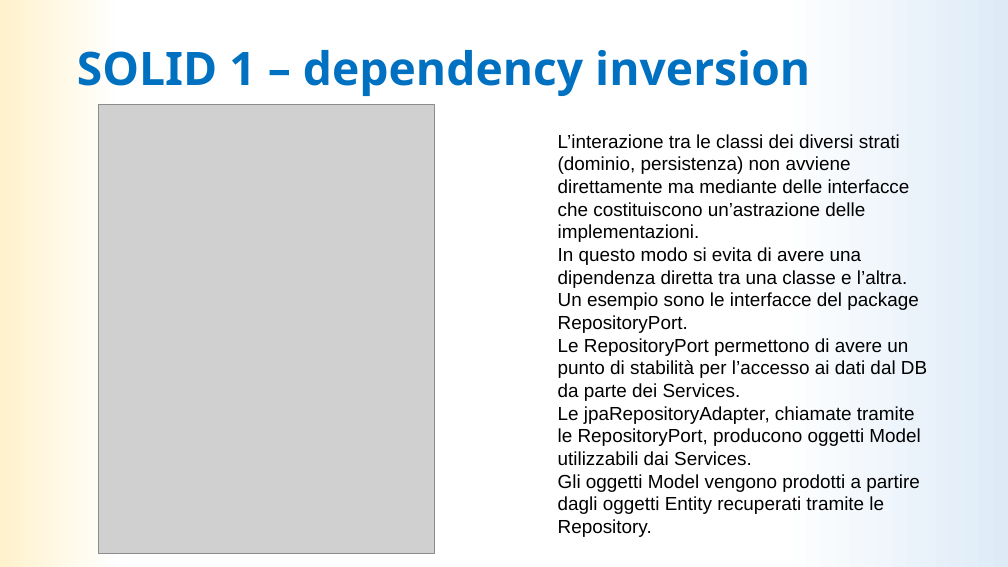
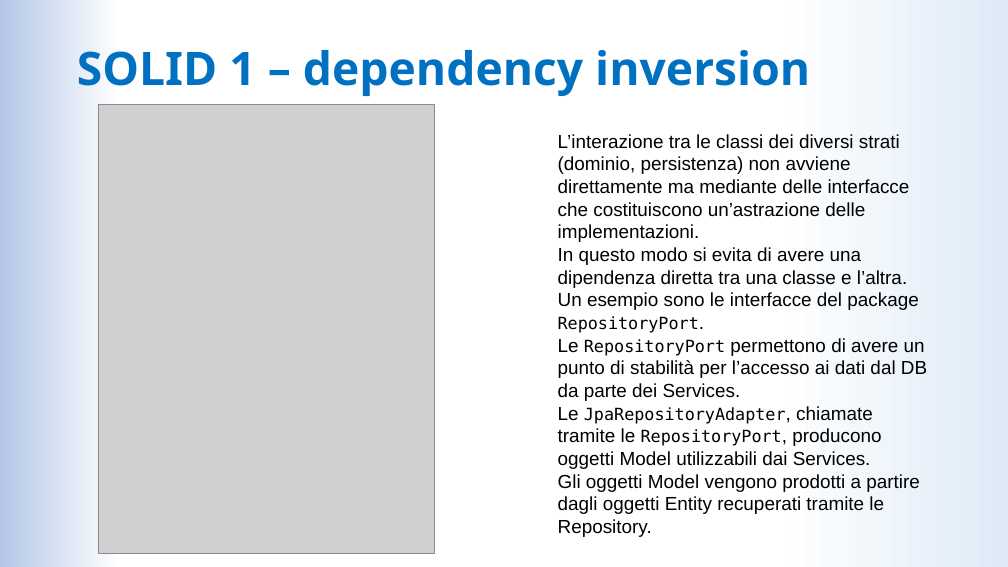
Before and after one commit to LDolzanelli/progettoIngegneria, a slide deck: slide 11 of doc/Presentazione/Presentazione_ingsw_parteB.pptx. Drawn at 1008x567 pixels with LibreOffice and Linux fonts; fonts in the diff are those of the drawing; grey boxes stand for pictures. Boxes give left, top, right and bottom in pixels: in the first picture for what was removed or moved away, otherwise in the second. Text is boxed around its words. In the diff, an @@ line names an element or a change of style, - is before the commit and + after.

```diff
--- a/doc/Presentazione/Presentazione_ingsw_parteB.pptx
+++ b/doc/Presentazione/Presentazione_ingsw_parteB.pptx
@@ background gradient #DEEBF7 to #FFFFFF to #FFF2CC to gradient #DEEBF7 to #FFFFFF to #B4C7E7 @@
@@ text at (558, 292, 927, 401): size 18 to 16 pt, font Arial to DejaVu Sans Mono in "RepositoryPort.", "RepositoryPort" @@
@@ text at (558, 406, 881, 469): text changed @@
-Le jpaRepositoryAdapter, chiamate tramite le RepositoryPort, producono oggetti Model utilizzabili dai Services.
+Le JpaRepositoryAdapter, chiamate tramite le RepositoryPort, producono oggetti Model utilizzabili dai Services.
```
Also in this commit, not shown: 26 other slides changed, 1 slide added, 2 slides removed.
